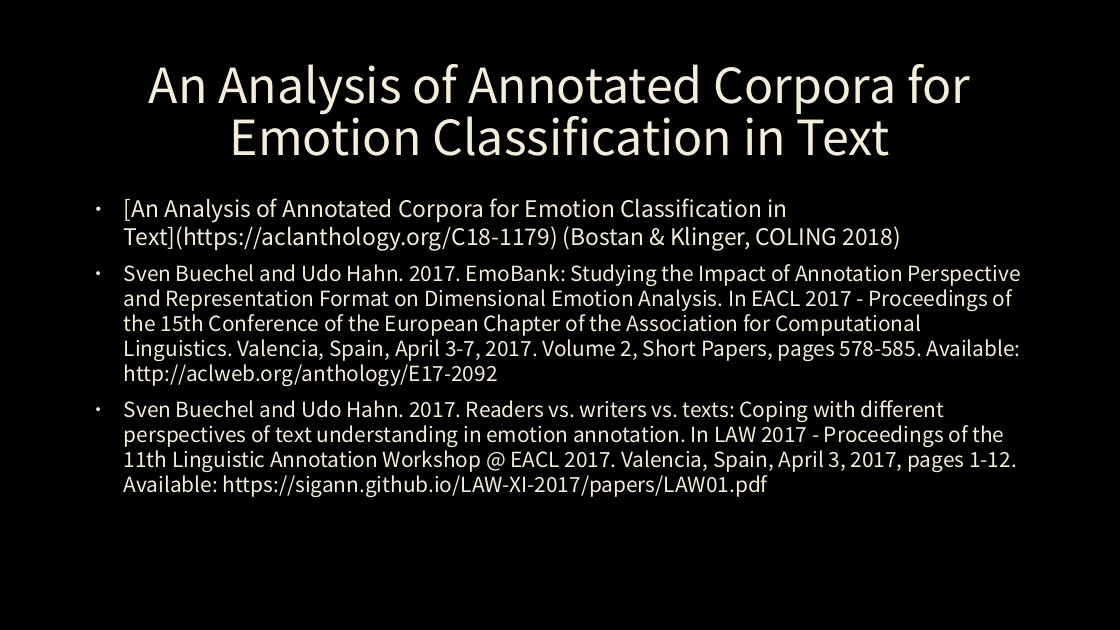
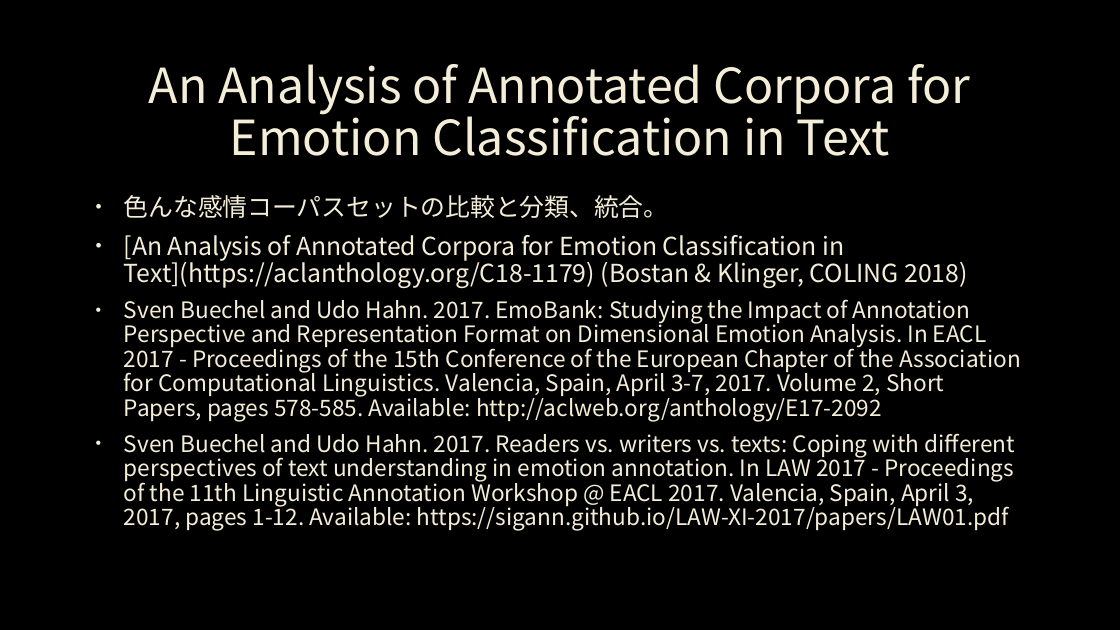
Before and after one commit to Sion1225/Study-Deeplearning-NLP, a slide deck: slide 4 of Presentation/ppt 7 thema.pptx (slide 3 before the commit). Drawn at 1120x630 pixels with LibreOffice and Linux fonts; fonts in the diff are those of the drawing; background and template pictures are left out. Boxes give left, top, right and bottom in pixels: in the first picture for what was removed or moved away, otherwise in the second. Text is boxed around its words. In the diff, an @@ line names an element or a change of style, - is before the commit and + after.

```diff
--- a/Presentation/ppt 7 thema.pptx
+++ b/Presentation/ppt 7 thema.pptx
@@ text at box(124, 195, 669, 218): paragraph added @@
+• 色んな感情コーパスセットの比較と分類、統合。
@@ text at box(124, 235, 1021, 531): size 19.6 to 21.3 pt in "[An Analysis of Annotated Corpora for Emotion ..."; size 17.9 to 19.4 pt in "Sven Buechel and Udo Hahn. 2017. EmoBank: ...", "Sven Buechel and Udo Hahn. 2017. Readers ..."; line spacing 1 to 0.9 @@
```
Also in this commit, not shown: 2 other slides changed, 3 slides added.
